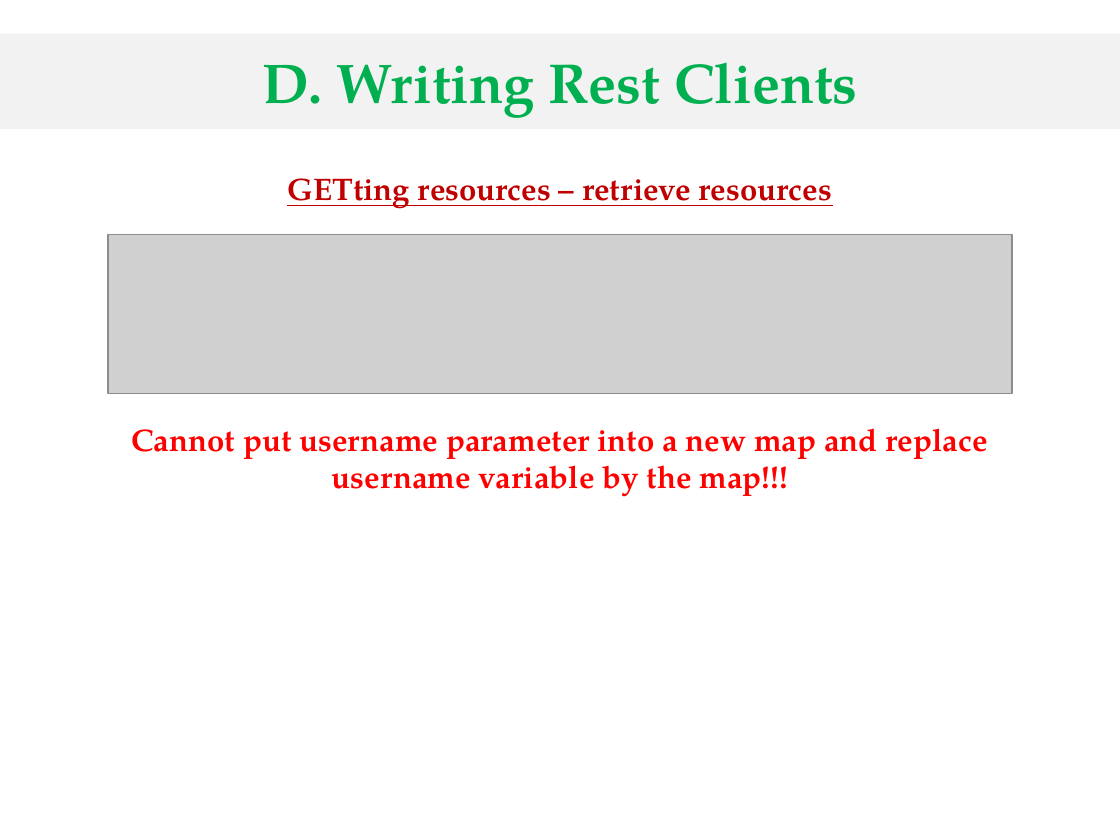
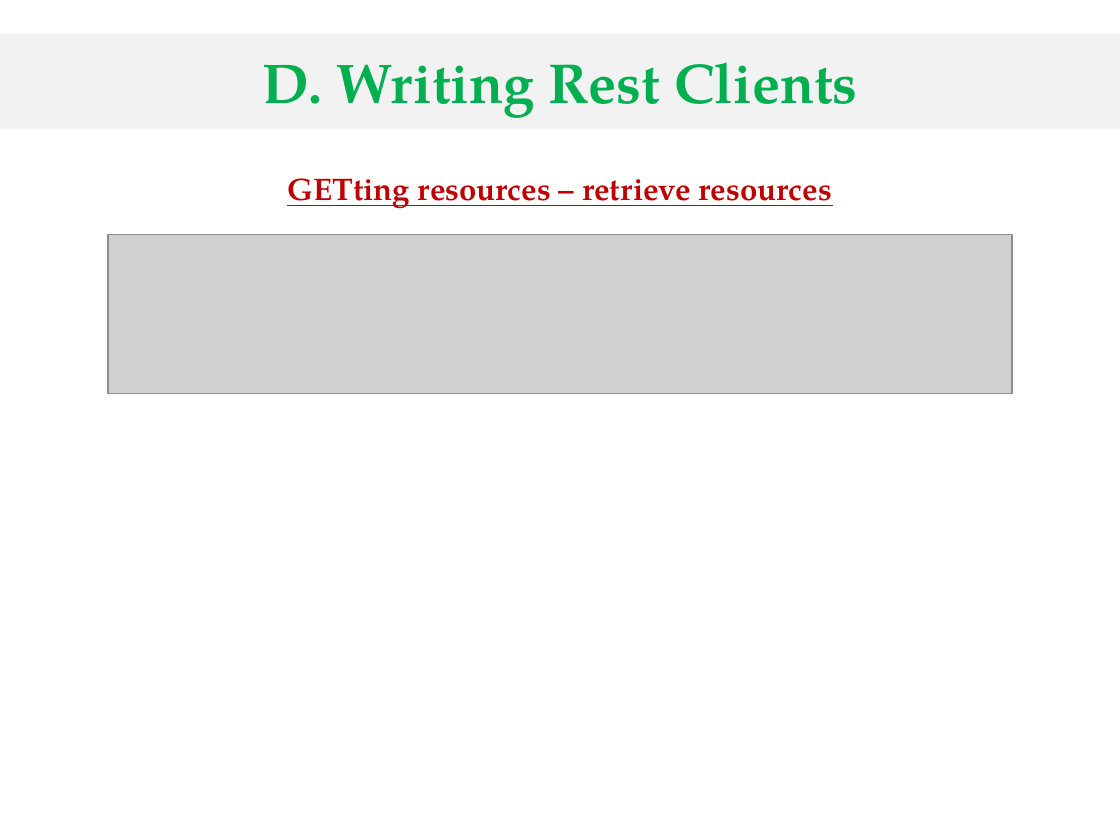
Before and after one commit to nhidh99/uitJ2EE, a slide deck: slide 23 of seminar/seminar/seminar-j2ee.pptx. Drawn at 1120x840 pixels with LibreOffice and Linux fonts; fonts in the diff are those of the drawing; grey boxes stand for pictures; background and template pictures are left out. Boxes give left, top, right and bottom in pixels: in the first picture for what was removed or moved away, otherwise in the second. Text is boxed around its words. In the diff, an @@ line names an element or a change of style, - is before the commit and + after.

```diff
--- a/seminar/seminar/seminar-j2ee.pptx
+++ b/seminar/seminar/seminar-j2ee.pptx
@@ text removed at <box>131,428,988,497</box> @@
-Cannot put username parameter into a new map and replace username variable by the map!!!
```
Also in this commit, not shown: 6 other slides changed, 1 slide removed, 11 other files.
